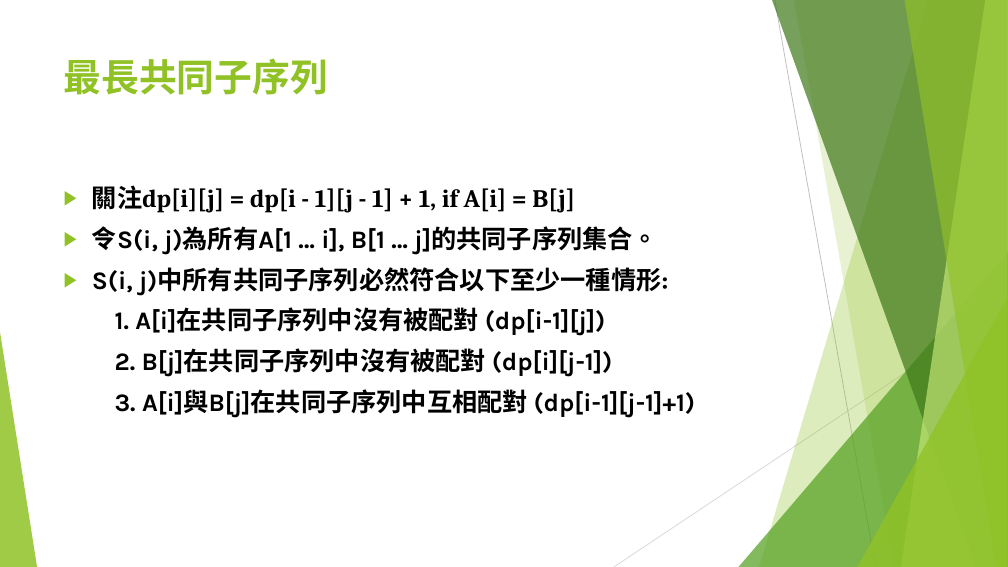
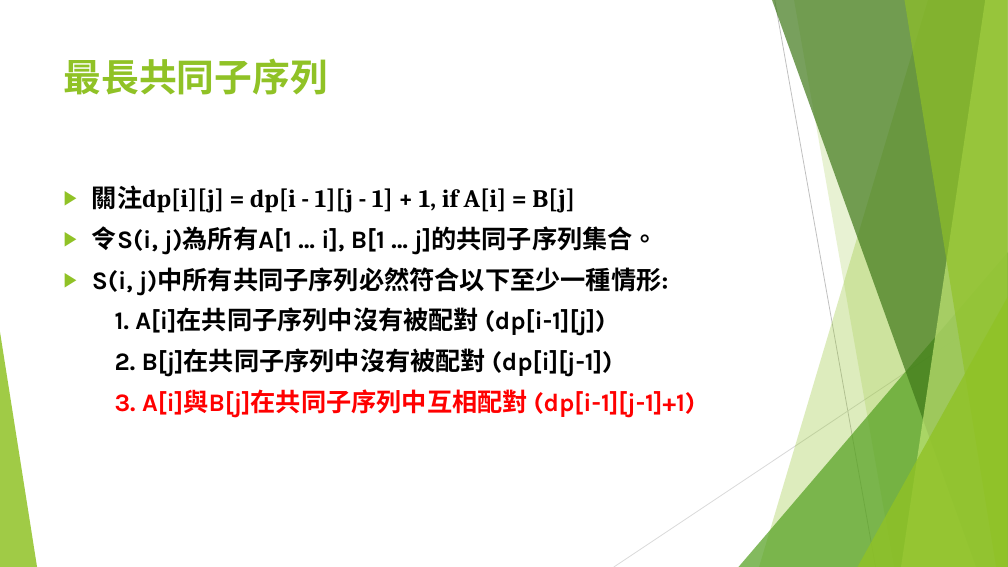
Before and after one commit to S920105123/DP2, a slide deck: slide 11 of presentation/進階動態規劃.pptx. Drawn at 1008x567 pixels with LibreOffice and Linux fonts; fonts in the diff are those of the drawing. Boxes give left, top, right and bottom in pixels: in the first picture for what was removed or moved away, otherwise in the second. Text is boxed around its words. In the diff, an @@ line names an element or a change of style, - is before the commit and + after.

```diff
--- a/presentation/進階動態規劃.pptx
+++ b/presentation/進階動態規劃.pptx
@@ text at [115,389,696,417]: text colour #000000 to #FF0000 in "3. A[i]與B[j]在共同子序列中互相配對 (dp[i-1][j-1]+1)" @@
```
Also in this commit, not shown: 2 other slides changed, 8 slides added.
